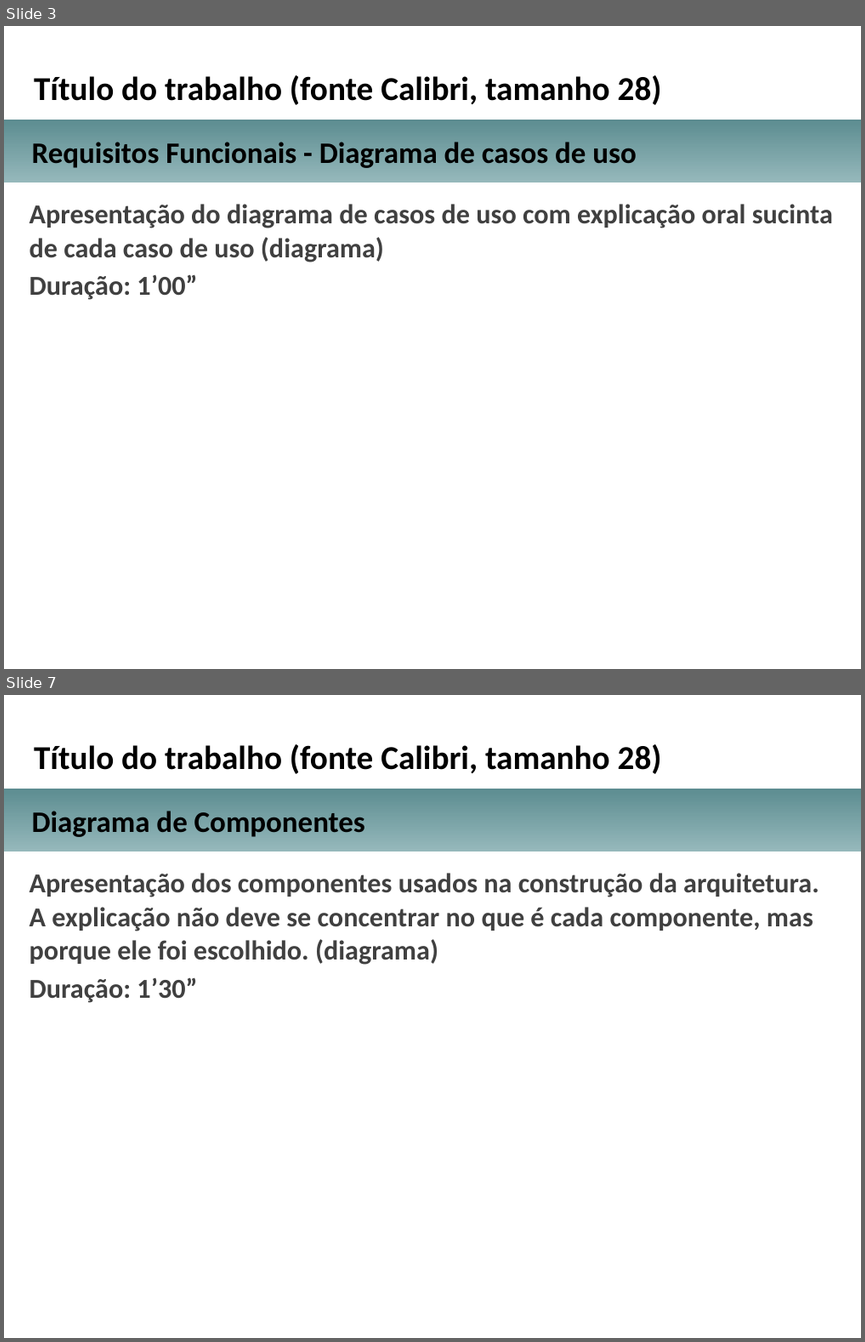
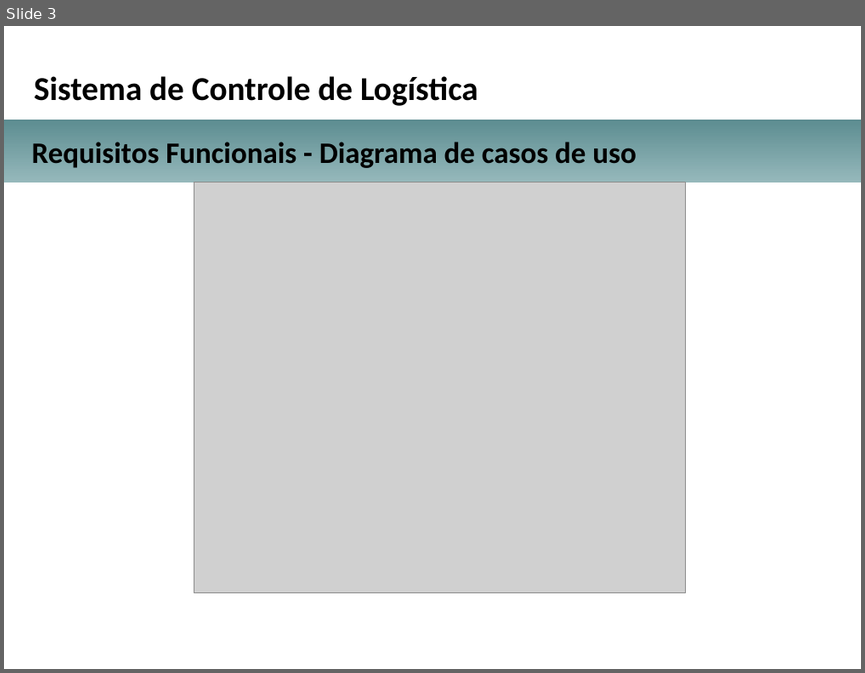
Before and after one commit to alecarl/pucminas-arq-tcc, a slide deck: Projeto Arquitetural/TCC_Apresentacao_projeto_arquitetural.pptx. Shown one above the other, each under a label of ours: slides 3 and 7 before the commit, slide 3 after it; the slides between them are not shown. The pictures are 865x1342 and 865x673 pixels, drawn with LibreOffice and Linux fonts; fonts in the diff are those of the drawing; grey boxes stand for pictures; background and template pictures are left out. Boxes give left, top, right and bottom in pixels: in the first picture for what was removed or moved away, otherwise in the second. Text is boxed around its words. In the diff, an @@ line names an element or a change of style, - is before the commit and + after.

Commit message:
Trabalho dia 12/08/2018 - 17:23

```diff
--- a/Projeto Arquitetural/TCC_Apresentacao_projeto_arquitetural.pptx
+++ b/Projeto Arquitetural/TCC_Apresentacao_projeto_arquitetural.pptx
@@ slide 7 removed at <box>4,695,861,1338</box>, background picture (left out) @@
@@ text removed at <box>34,744,662,774</box> @@
-Título do trabalho (fonte Calibri, tamanho 28)
@@ rectangle removed at <box>4,789,861,851</box> @@
@@ text removed at <box>32,811,365,837</box> @@
-Diagrama de Componentes
@@ text removed at <box>30,873,819,1003</box> @@
-Apresentação dos componentes usados na construção da arquitetura. A explicação não deve se concentrar no que é cada componente, mas porque ele foi escolhido. (diagrama)
-Duração: 1’30”
@@ slide 3 changed as well @@
@@ text at <box>34,76,478,106</box>: text changed @@
-Título do trabalho (fonte Calibri, tamanho 28)
+Sistema de Controle de Logística
@@ text removed at <box>30,204,833,300</box> @@
-Apresentação do diagrama de casos de uso com explicação oral sucinta de cada caso de uso (diagrama)
-Duração: 1’00”
@@ picture added at <box>194,182,685,592</box> @@
```
Also in this commit, not shown: 3 other slides changed, 13 slides added, 4 other slides removed, 1 other file.
